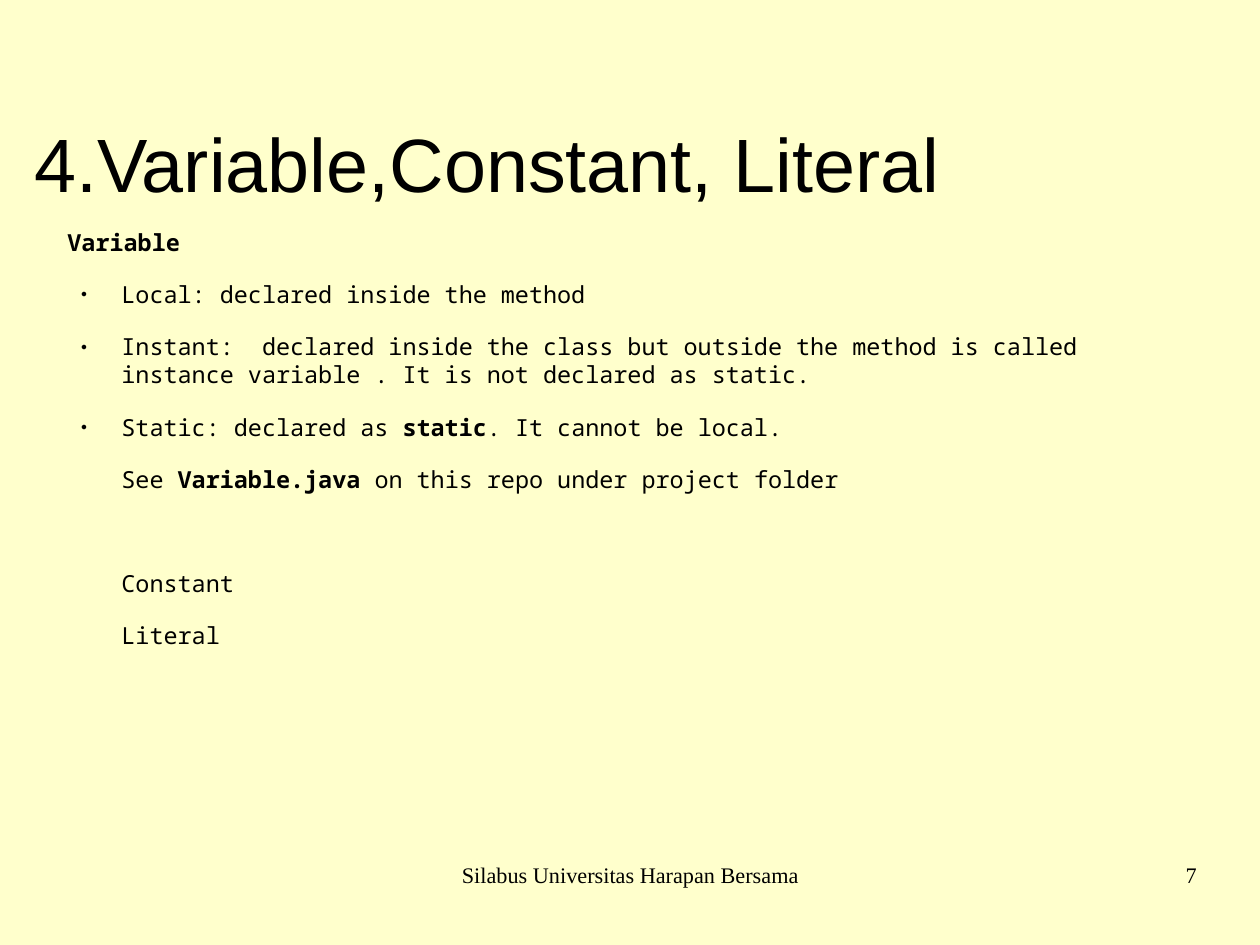
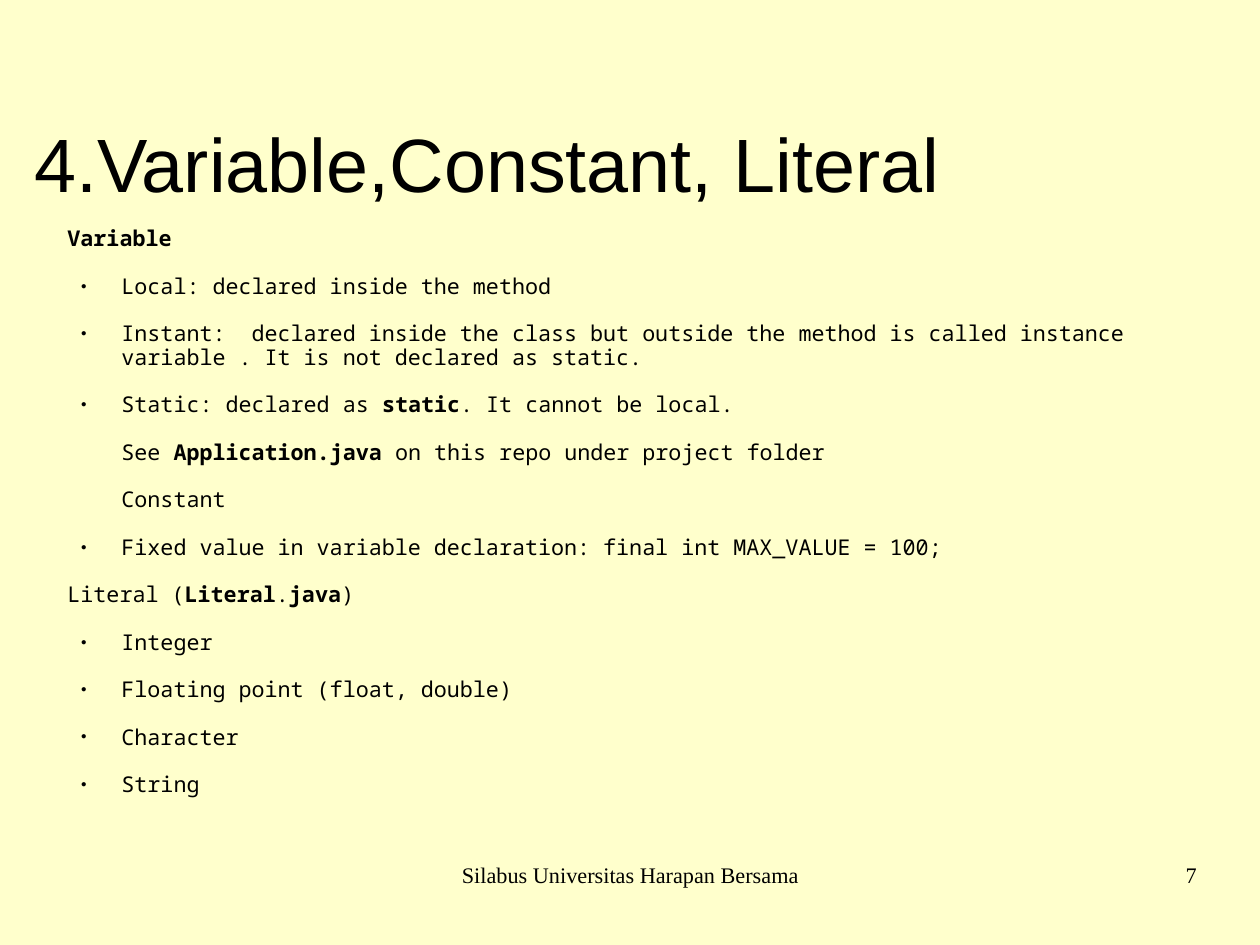
Before and after one commit to arissetyawan-campus-1qaz2wsx3edc/java-programming-basic, a slide deck: slide 7 of java-master-slide.odp. Drawn at 1260x945 pixels with LibreOffice and Linux fonts; fonts in the diff are those of the drawing; background and template pictures are left out. Boxes give left, top, right and bottom in pixels: in the first picture for what was removed or moved away, otherwise in the second. Text is boxed around its words. In the diff, an @@ line names an element or a change of style, - is before the commit and + after.

```diff
--- a/java-master-slide.odp
+++ b/java-master-slide.odp
@@ text at (67,229,1124,508): size 14.8 to 13.7 pt in "Variable", "Local: declared inside the method", "Instant: declared inside the class but outside ...", "Static: declared as static. It cannot be ..." and 1 more places; line spacing 1 to 0.9 @@
@@ text at (121,443,825,466): text changed; size 14.8 to 13.7 pt @@
-See Variable.java on this repo under project folder
+See Application.java on this repo under project folder
@@ text at (67,538,942,746): text changed; size 14.8 to 13.7 pt @@
-Literal
+● Fixed value in variable declaration: final int MAX_VALUE = 100;
+Literal (Literal.java)
+● Integer
+● Floating point (float, double)
+● Character
+● String
```
Also in this commit, not shown: 1 other file.
